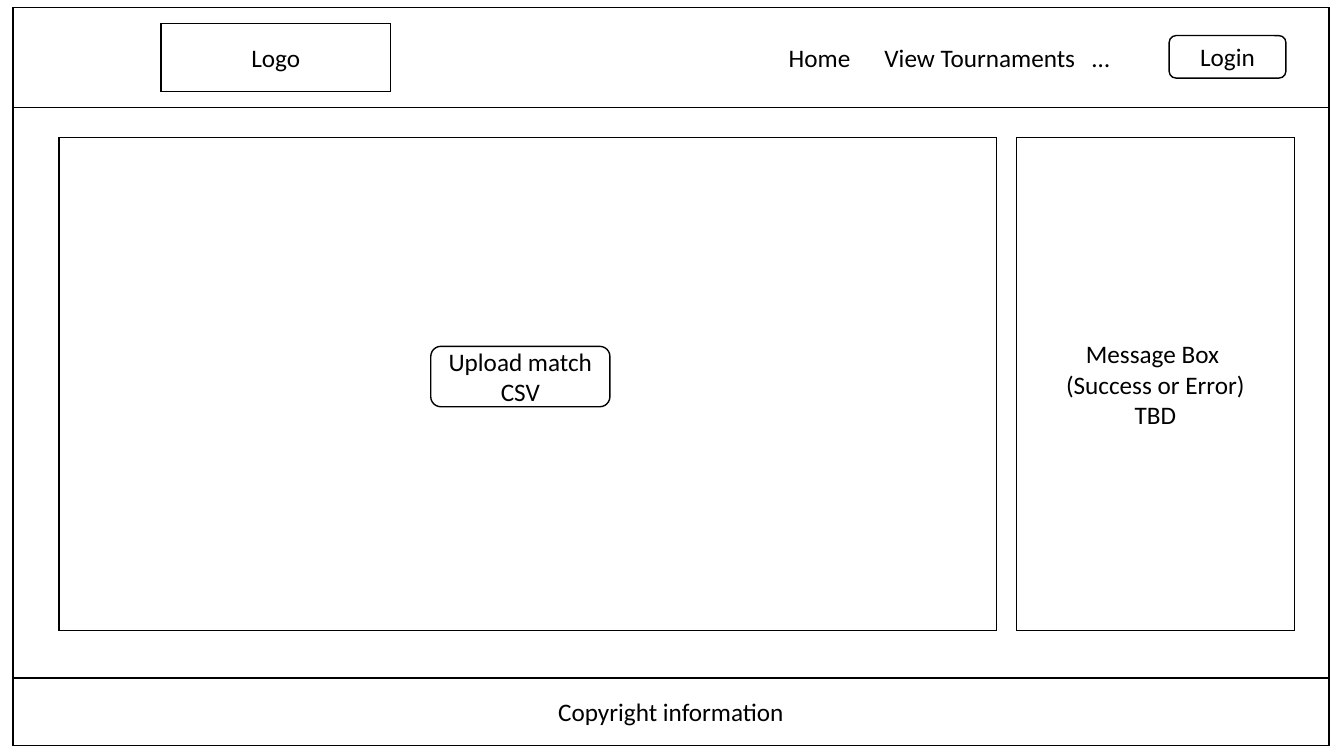
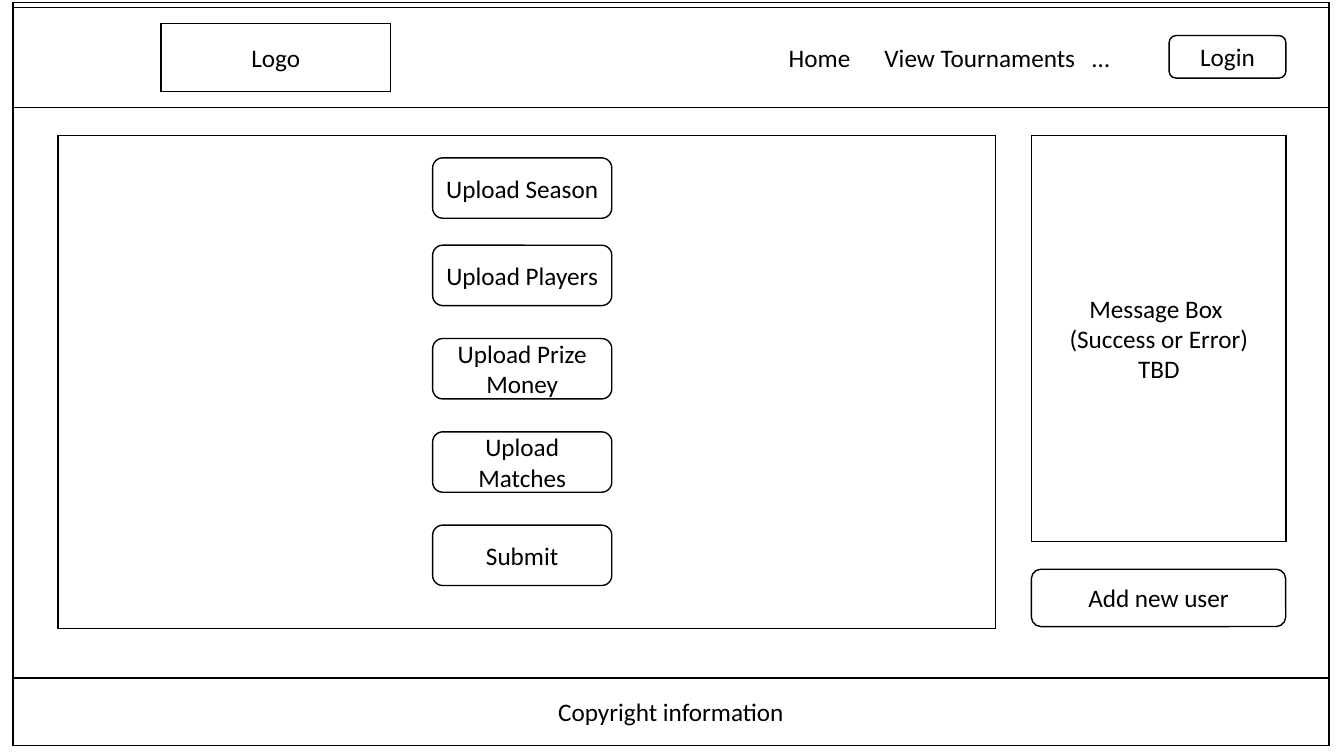
Before and after one commit to Cyb3rMutant/tennis-tournament, a slide deck: slide 5 of design/Desktop_Wireframes.pptx. Drawn at 1344x756 pixels with LibreOffice and Linux fonts; fonts in the diff are those of the drawing. Boxes give left, top, right and bottom in pixels: in the first picture for what was removed or moved away, otherwise in the second. Text is boxed around its words. In the diff, an @@ line names an element or a change of style, - is before the commit and + after.

```diff
--- a/design/Desktop_Wireframes.pptx
+++ b/design/Desktop_Wireframes.pptx
@@ rectangle: place and size @@
-rectangle at (13,8,1330,746)
+rectangle at (13,3,1330,741)
@@ rectangle "Message Box (Success or Error) ...": place and size @@
-rectangle "Message Box (Success or Error) ..." at (1016,137,1295,630)
+rectangle "Message Box (Success or Error) ..." at (1031,136,1286,541)
@@ rounded rectangle "Upload Season": place and size @@
-rounded rectangle "Upload Season" at (431,347,610,407)
+rounded rectangle "Upload Season" at (433,158,612,219)
@@ text in rounded rectangle at (446,180,599,202): text changed @@
-Upload match CSV
+Upload Season
@@ rounded rectangle added at (433,245,612,306), fill #FFFFFF, outline #000000 1 pt, 18 pt, text #000000 @@
+Upload Players
@@ rounded rectangle added at (433,339,612,399), fill #FFFFFF, outline #000000 1 pt, 18 pt, text #000000 @@
+Upload Prize Money
@@ rounded rectangle added at (433,432,612,492), fill #FFFFFF, outline #000000 1 pt, 18 pt, text #000000 @@
+Upload Matches
@@ rounded rectangle added at (433,525,612,586), fill #FFFFFF, outline #000000 1 pt, 18 pt, text #000000 @@
+Submit
@@ rounded rectangle added at (1031,570,1286,627), fill #FFFFFF, outline #000000 1 pt, 18 pt, text #000000 @@
+Add new user
```
Also in this commit, not shown: 1 other file.
